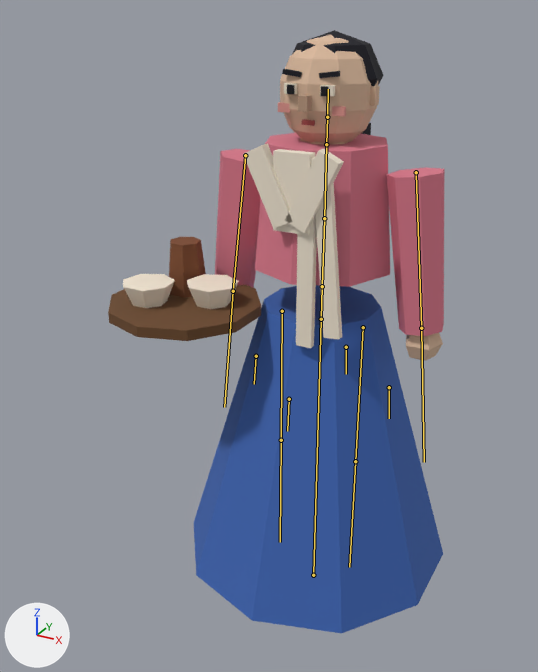
The glTF model assets3d/npcs/npc_N203.glb, before and after one commit.
Rendered twice from a camera (50 mm lens) standing at (0.779, -1.711, 1.655) and looking at (-0.134, -0.052, 0.825). Arrows for +X, +Y and +Z are at lower left; the lights stay in place. The older version comes first. The bones that change, and the others that lie on the model, are drawn over the model as lines.

In view in the first picture: 'npc_N203_part0', 'npc_N203_part1', 'npc_N203_part10', 'npc_N203_part11', 'npc_N203_part2', 'npc_N203_part3', 'npc_N203_part4', 'npc_N203_part5', 'npc_N203_part6', 'npc_N203_part7', 'npc_N203_part8'.
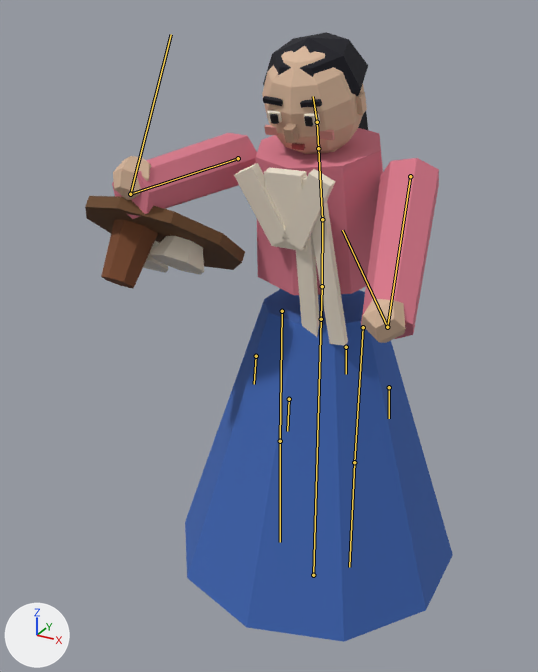
The newer file adds an action. The first version stands in its rest pose; the second is drawn at frame 43 of the action 'MournStand'.

Pixel boxes [x1, y1, x2, y2] of what changed, in the pictures (538 x 672 px):
'npc_N203_part0', posed (8% wider): before [194, 285, 443, 633]; after [185, 289, 453, 642]
'npc_N203_part2', posed (42% wider): before [215, 133, 445, 336]; after [112, 128, 439, 339]
'npc_N203_part1', posed: before [123, 83, 344, 348]; after [143, 110, 348, 346]
'npc_N203_part3', posed: before [280, 34, 443, 361]; after [113, 46, 406, 343]
'npc_N203_part10', posed: before [108, 285, 261, 341]; after [85, 196, 245, 270]
'npc_N203_part11', posed (53% wider, 15% taller): before [169, 237, 206, 297]; after [101, 220, 158, 289]
'npc_N203_part5', posed: before [282, 30, 384, 135]; after [263, 32, 368, 130]
'npc_N203_part6', posed (7% taller): before [278, 102, 346, 116]; after [264, 125, 335, 140]
'npc_N203_part7', posed (13% wider, 17% taller): before [298, 95, 312, 112]; after [283, 124, 299, 144]
'npc_N203_part4', posed (17% taller): before [287, 85, 328, 96]; after [270, 114, 313, 127]
bone 'Spine', root to tip: before (322, 286) to (324, 218); after (322, 286) to (322, 219)
bone 'Chest', root to tip: before (324, 218) to (326, 144); after (322, 219) to (318, 148)
bone 'Head', root to tip: before (327, 117) to (328, 89); after (317, 122) to (313, 96)
bone 'UpperArm.L', root to tip: before (416, 172) to (421, 328); after (410, 176) to (387, 327)
bone 'Hand.L', root to tip: before (421, 328) to (424, 462); after (387, 327) to (342, 230)
bone 'UpperArm.R', root to tip: before (245, 155) to (233, 291); after (238, 158) to (130, 194)
bone 'Hand.R', root to tip: before (233, 291) to (224, 407); after (130, 194) to (171, 34)

The change, as a list of edits to the scene's bpy script:
```text
Change bone_spine:
    where bone_spine = bpy.data.objects['Armature'].pose.bones['Spine']  # child of 'Hips'
    bone_spine.rotation_quaternion: (1.0, 0.0, 0.0, 0.0) -> (1.0, 0.029, 0.0, 0.0)  # degrees (0, 0, 0) -> degrees (3, 0, 0)
Change bone_chest:
    where bone_chest = bpy.data.objects['Armature'].pose.bones['Chest']  # child of 'Spine'
    bone_chest.rotation_quaternion: (1.0, 0.0, 0.0, 0.0) -> (0.998, 0.067, 0.0, 0.0)  # degrees (0, 0, 0) -> degrees (8, 0, 0)
Change bone_head:
    where bone_head = bpy.data.objects['Armature'].pose.bones['Head']  # child of 'Neck'
    bone_head.rotation_quaternion: (1.0, 0.0, 0.0, 0.0) -> (0.994, 0.109, 0.0, 0.0)  # degrees (0, 0, 0) -> degrees (12, 0, 0)
Change bone_upperarm_l:
    where bone_upperarm_l = bpy.data.objects['Armature'].pose.bones['UpperArm.L']  # child of 'Chest'
    bone_upperarm_l.rotation_quaternion: (1.0, 0.0, 0.0, 0.0) -> (-0.873, 0.475, 0.033, 0.103)  # degrees (0, 0, 0) -> degrees (-56, -9, -9)
Change bone_hand_l:
    where bone_hand_l = bpy.data.objects['Armature'].pose.bones['Hand.L']  # child of 'UpperArm.L'
    bone_hand_l.rotation_quaternion: (1.0, 0.0, 0.0, 0.0) -> (0.719, -0.688, -0.069, -0.069)  # degrees (0, 0, 0) -> degrees (-87, -11, 0)
Change bone_upperarm_r:
    where bone_upperarm_r = bpy.data.objects['Armature'].pose.bones['UpperArm.R']  # child of 'Chest'
    bone_upperarm_r.rotation_quaternion: (1.0, 0.0, 0.0, 0.0) -> (-0.657, 0.743, -0.077, -0.101)  # degrees (0, 0, 0) -> degrees (-97, 15, 1)
Change bone_hand_r:
    where bone_hand_r = bpy.data.objects['Armature'].pose.bones['Hand.R']  # child of 'UpperArm.R'
    bone_hand_r.rotation_quaternion: (1.0, 0.0, 0.0, 0.0) -> (0.439, -0.889, 0.089, 0.089)  # degrees (0, 0, 0) -> degrees (-128, 14, -5)
```
